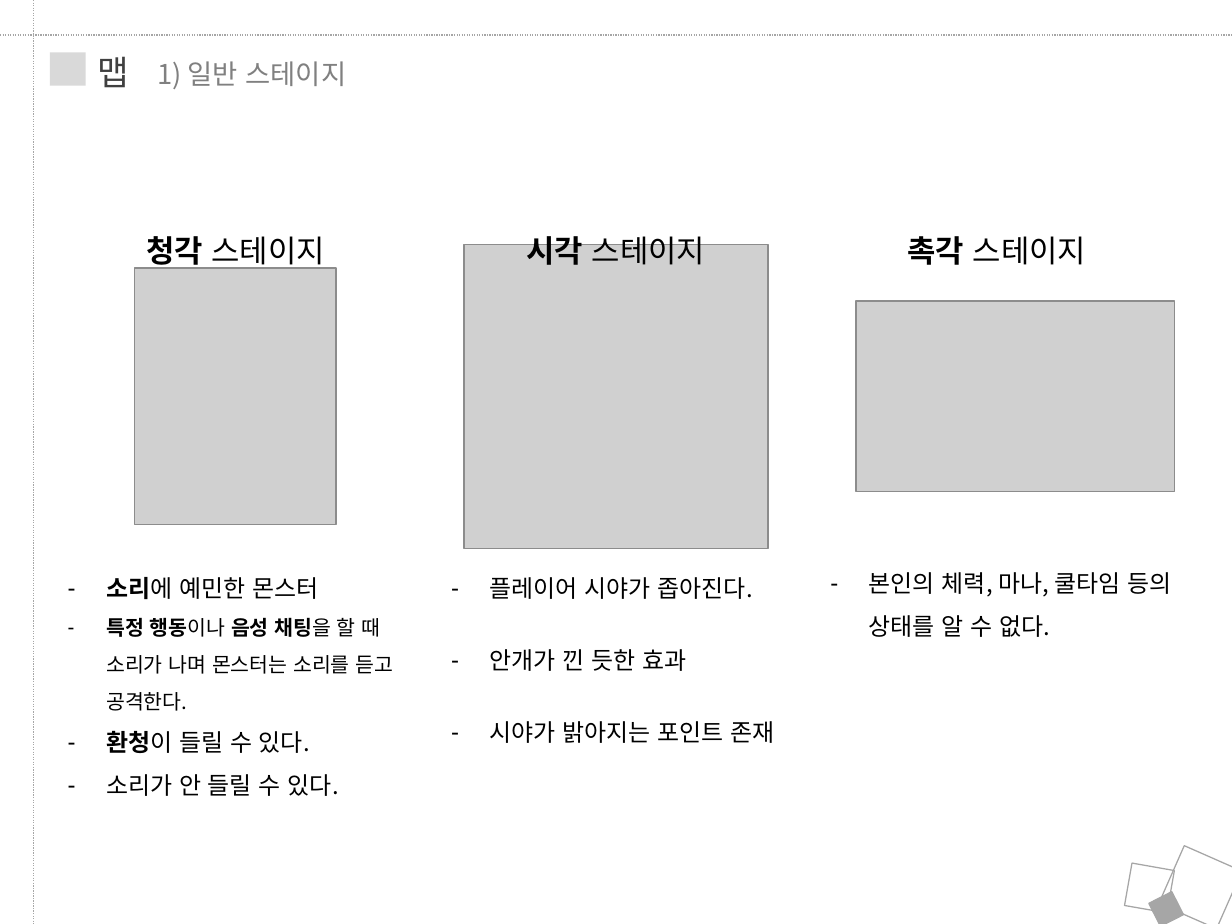
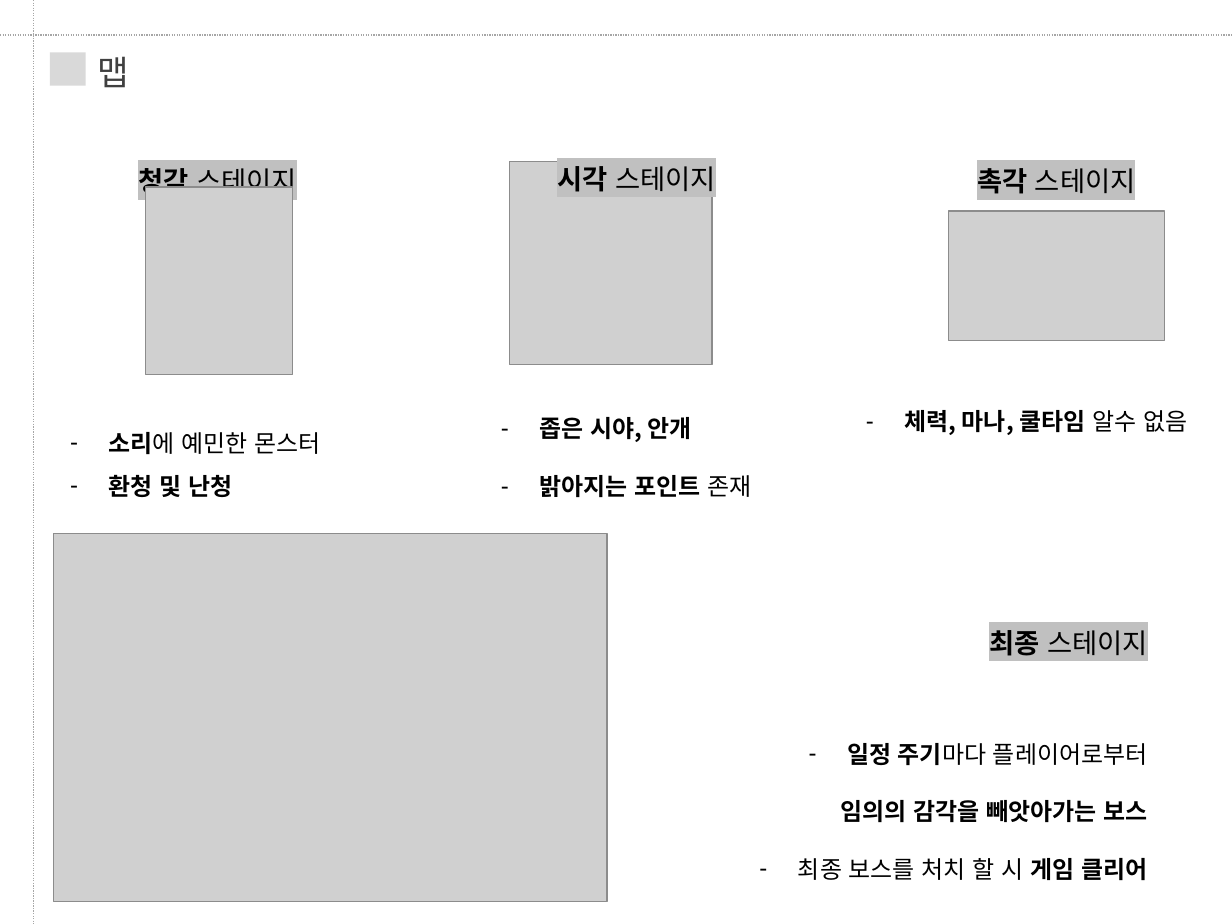
Before and after one commit to JungRobbi/ZolZak, a slide deck: slide 6 of Document/ppt.pptx (slide 11 before the commit). Drawn at 1232x924 pixels with LibreOffice and Linux fonts; fonts in the diff are those of the drawing; grey boxes stand for pictures. Boxes give left, top, right and bottom in pixels: in the first picture for what was removed or moved away, otherwise in the second. Text is boxed around its words. In the diff, an @@ line names an element or a change of style, - is before the commit and + after.

```diff
--- a/Document/ppt.pptx
+++ b/Document/ppt.pptx
@@ text removed at (157,61,347,89) @@
-1) 일반 스테이지
@@ text "청각 스테이지": place and size @@
-text "청각 스테이지" at (146,236,324,271)
+text "청각 스테이지" at (138,168,296,199)
@@ text "시각 스테이지": place and size @@
-text "시각 스테이지" at (527,231,705,265)
+text "시각 스테이지" at (557,166,715,192)
@@ size 18 to 16 pt, highlight none to #C0C0C0 in 3 elements at (138,168,296,199), (557,166,715,192), (977,168,1135,194) @@
@@ text "촉각 스테이지": place and size @@
-text "촉각 스테이지" at (907,236,1086,265)
+text "촉각 스테이지" at (977,168,1135,194)
@@ picture: place and size @@
-picture at (464,244,769,548)
+picture at (509,161,711,363)
@@ picture: place and size @@
-picture at (134,269,336,525)
+picture at (145,187,292,375)
@@ picture: place and size @@
-picture at (856,301,1174,492)
+picture at (949,211,1164,340)
@@ text "소리에 예민한 몬스터": place and size @@
-text "소리에 예민한 몬스터" at (106,577,394,796)
+text "소리에 예민한 몬스터" at (109,432,320,497)
@@ text at (539,417,752,497): text changed; bold on @@
-– 플레이어 시야가 좁아진다.
-– 안개가 낀 듯한 효과
-– 시야가 밝아지는 포인트 존재
+– 좁은 시야, 안개
+– 밝아지는 포인트 존재
@@ text at (904,410,1187,435): text changed; bold on @@
-– 본인의 체력, 마나, 쿨타임 등의 상태를 알 수 없다.
+– 체력, 마나, 쿨타임 알수 없음
@@ text at (109,474,232,497): text changed; size 12 to 14 pt; bold on @@
-– 특정 행동이나 음성 채팅을 할 때 소리가 나며 몬스터는 소리를 듣고 공격한다.
-– 환청이 들릴 수 있다.
-– 소리가 안 들릴 수 있다.
+– 환청 및 난청
@@ picture added at (53,533,607,902) @@
@@ text added at (798,630,1147,880), 14 pt, text #000000, bold @@
+최종 스테이지
+– 일정 주기마다 플레이어로부터
+임의의 감각을 빼앗아가는 보스
+– 최종 보스를 처치 할 시 게임 클리어
@@ rectangle removed at (1125,863,1175,913) @@
@@ rectangle removed at (1159,846,1232,924) @@
@@ rectangle removed at (1149,891,1183,924) @@
```
Also in this commit, not shown: 8 other slides changed, 18 slides removed.
